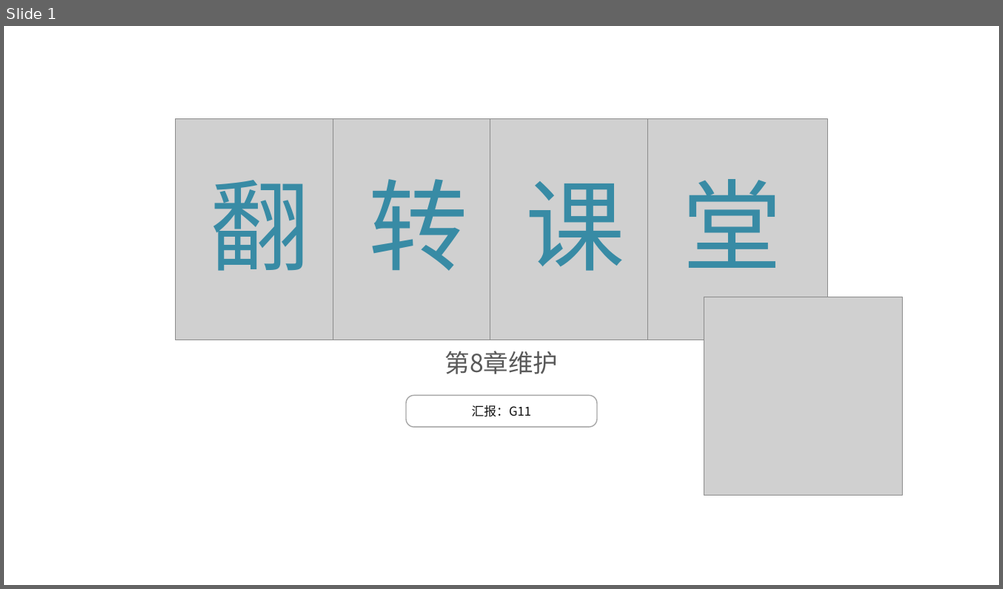
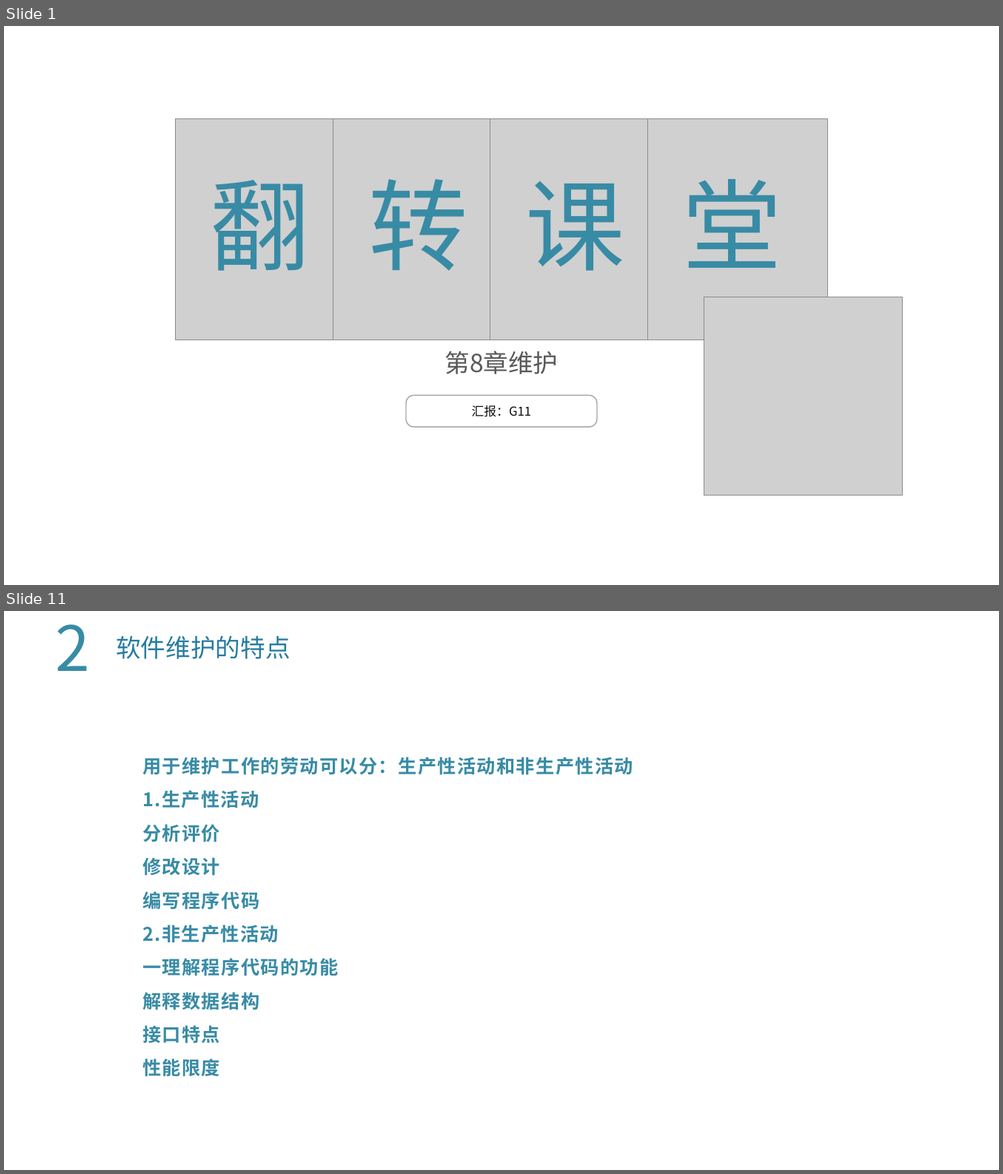
Before and after one commit to lenovo-wu/G11ZUCC, a slide deck: 翻转课堂2.pptx. Shown one above the other, each under a label of ours: slide 1 before the commit, slides 1 and 11 after it; the slides between them are not shown. The pictures are 1003x589 and 1003x1174 pixels, drawn with LibreOffice and Linux fonts; fonts in the diff are those of the drawing; grey boxes stand for pictures; background and template pictures are left out. Boxes give left, top, right and bottom in pixels: in the first picture for what was removed or moved away, otherwise in the second. Text is boxed around its words. In the diff, an @@ line names an element or a change of style, - is before the commit and + after.

```diff
--- a/翻转课堂2.pptx
+++ b/翻转课堂2.pptx
@@ slide 11 added at (4, 611, 999, 1170), background picture (left out) @@
@@ text added at (55, 624, 90, 671), 60 pt, text #388BA5 @@
+2
@@ text added at (116, 635, 290, 659), 24 pt, text #267CA0 @@
+软件维护的特点
@@ text added at (142, 757, 633, 1077), 18 pt, text #388BA5, bold @@
+用于维护工作的劳动可以分：生产性活动和非生产性活动
+1.生产性活动
+分析评价
+修改设计
+编写程序代码
+2.非生产性活动
+一理解程序代码的功能
+解释数据结构
+接口特点
+性能限度
```
Also in this commit, not shown: 20 slides changed, 24 other slides added.
